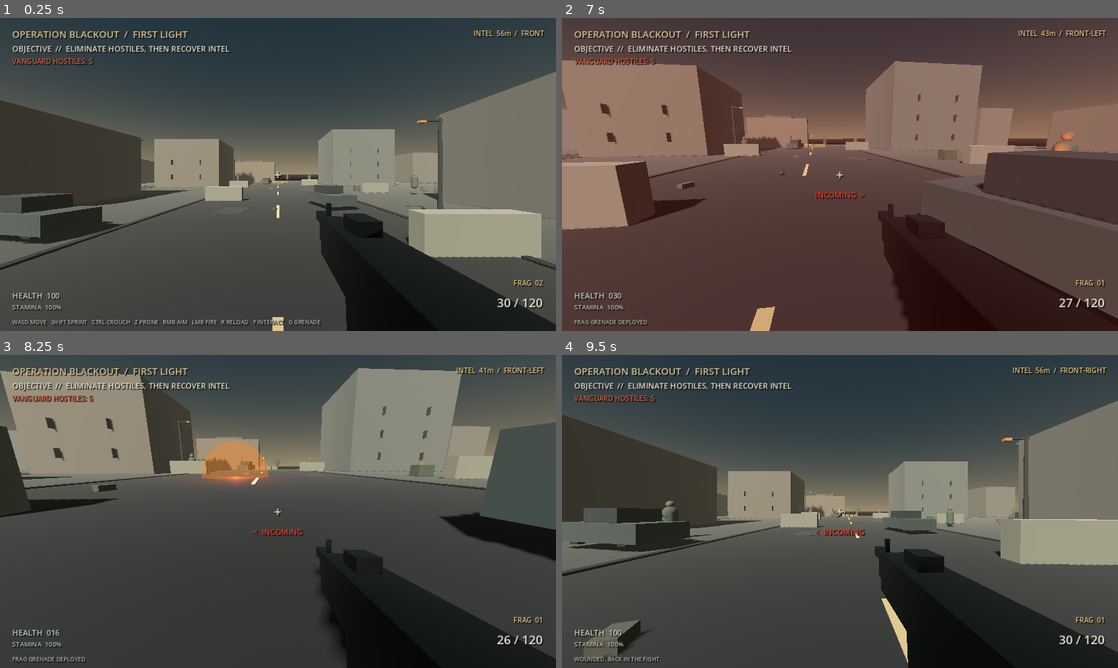
Above: before the commit, frames 1-4 (two rows, left to right).
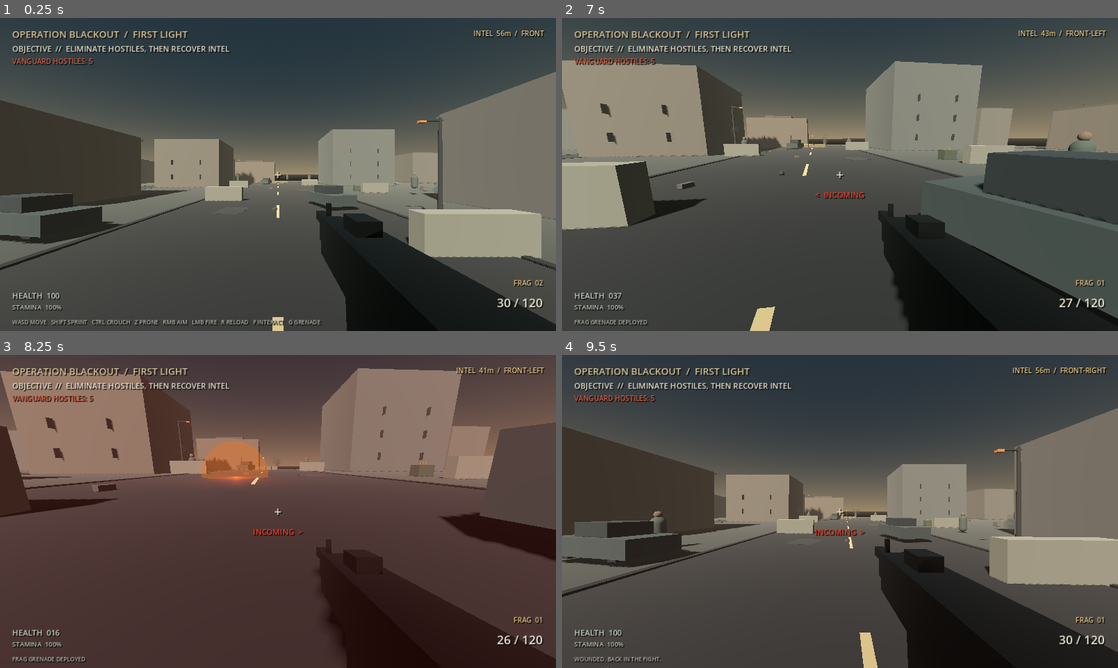
Above: after the commit, the same moments.

Repository: Liladizilla/operation-blackout
Game: Godot game, scene res://scenes/main.tscn
Two runs of this game, one before a commit and one after it. Both use one fixed random seed, a clock stepped at 60 frames per second and the inputs below.
Inputs (mouse positions are in pixels of both pictures, inside the frame that each line leads up to):
- Up to frame 1 (0.25 s): no input
- Up to frame 2 (7 s): tap Enter at 0.5 s; move the mouse to (867, 174) at 0.52 s; hold W (move_forward) 0.53-5.78 s; tap Ctrl (crouch) at 0.6, 2.3, 2.85, 4.55, 6.6 s; click (867, 174) at 0.67 s; tap Space (jump) at 0.77, 1.52, 3.02, 3.77, 4.52, 6.02, 6.77 s; tap Z (prone) at 0.8, 1.35, 3.05, 4.35, 5.3 s; move the mouse to (812, 174) at 1.27 s; tap Shift (sprint) at 1.55, 3.8, 6.05 s; move the mouse to (851, 168) at 2.02 s; hold Shift (sprint) 2.03-2.78 s; move the mouse to (834, 180) at 2.77 s; click (834, 180) at 2.92 s; move the mouse to (878, 177) at 3.52 s; hold F (interact) 3.53-4.28 s; move the mouse to (795, 171) at 4.27 s; move the mouse to (845, 174) at 5.02 s; hold Shift (sprint) 5.03-5.78 s; click (845, 174) at 5.17 s; move the mouse to (817, 168) at 5.77 s; hold D (move_right) 5.78-6.53 s; tap G (throw_grenade) at 5.85 s; move the mouse to (867, 174) at 6.52 s; hold W (move_forward) from 6.53 s (still down)
- Up to frame 3 (8.25 s): keep holding W (move_forward); move the mouse to (250, 511) at 7.27 s; tap Z (prone) at 7.35 s; click (250, 511) at 7.42 s; tap Space (jump) at 7.52 s; move the mouse to (289, 505) at 8.02 s; hold Shift (sprint) from 8.03 s (still down)
- Up to frame 4 (9.5 s): move the mouse to (834, 517) at 8.77 s; release W (move_forward) at 8.78 s; release Shift (sprint) at 8.78 s; hold A (move_left) from 8.78 s (still down); tap Ctrl (crouch) at 8.85 s; tap Space (jump) at 9.02 s

The runs differ from the first frame. In frame 1, less than 0.1% of the frame differs, in the area x 42-56%, y 50-52%; in frame 2, 7.3%; in frame 3, 0.7%; in frame 4, 12%, in the area x 0-100%, y 14-100%.

Commit message:
Improve tactical stamina and enemy coordination
Add delayed stamina recovery, coordinated hostile alerts, expanded district cover candidates, and dedicated gameplay regression coverage.

Diff:
--- a/scripts/enemy.gd
+++ b/scripts/enemy.gd
@@ -16,6 +16,8 @@
 var cover_goal := Vector3.ZERO
 var cover_timer := 0.0
 var suppression_timer := 0.0
+var alert_memory_timer := 0.0
+var alert_broadcast_timer := 0.0
 
 func _ready() -> void:
     var capsule := CapsuleShape3D.new()
@@ -128,8 +130,10 @@
         return
     think_timer -= delta
     fire_timer -= delta
-    cover_timer -= delta
+    cover_timer = maxf(0.0, cover_timer - delta)
     suppression_timer = maxf(0.0, suppression_timer - delta)
+    alert_memory_timer = maxf(0.0, alert_memory_timer - delta)
+    alert_broadcast_timer = maxf(0.0, alert_broadcast_timer - delta)
     if think_timer <= 0:
         think_timer = 0.25
         var distance := global_position.distance_to(player.global_position)
@@ -140,12 +144,18 @@
         if suppression_timer > 0.0:
             state = "REPOSITION"
             last_known_position = player.global_position
+            alert_memory_timer = 5.0
             if cover_timer <= 0.0:
                 cover_goal = _choose_cover(player.global_position)
                 cover_timer = 1.6
         elif sees_player:
+            if state != "COMBAT":
+                _broadcast_alert(player.global_position)
             state = "COMBAT"
             last_known_position = player.global_position
+            alert_memory_timer = 5.0
+        elif alert_memory_timer > 0.0:
+            state = "INVESTIGATE"
         elif distance < 42.0:
             state = "INVESTIGATE"
         else:
@@ -233,6 +243,39 @@
     query.collision_mask = 1
     return space.intersect_ray(query)
 
+func _broadcast_alert(threat_position: Vector3) -> void:
+    if alert_broadcast_timer > 0.0:
+        return
+    alert_broadcast_timer = 1.5
+    for ally in get_tree().get_nodes_in_group("enemies"):
+        if ally == self or not is_instance_valid(ally) or not ally.has_method("hear_alert"):
+            continue
+        if ally.global_position.distance_to(global_position) <= 36.0:
+            ally.hear_alert(threat_position)
+
+func hear_alert(threat_position: Vector3) -> void:
+    if health <= 0.0:
+        return
+    last_known_position = threat_position
+    alert_memory_timer = 5.0
+    if state != "COMBAT":
+        state = "INVESTIGATE"
+        cover_goal = _choose_cover(threat_position)
+        cover_timer = 1.2
+    think_timer = minf(think_timer, 0.1)
+
+func _get_district_cover_candidates() -> Array[Vector3]:
+    var candidates: Array[Vector3] = []
+    var offsets := [Vector3(-1.65, 0, 0), Vector3(1.65, 0, 0), Vector3(0, 0, -1.35), Vector3(0, 0, 1.35)]
+    for group_name in ["ammo_caches", "service_alley_crates"]:
+        for prop in get_tree().get_nodes_in_group(group_name):
+            if not is_instance_valid(prop):
+                continue
+            var prop_position: Vector3 = prop.global_position
+            for offset in offsets:
+                candidates.append(prop_position + offset)
+    return candidates
+
 func _choose_cover(threat_position: Vector3) -> Vector3:
     # Candidate positions sit near concrete barriers and wreckage in the arena.
     # Stand beside cover rather than targeting the solid center of each obstacle.
@@ -293,6 +336,8 @@
         suppression_timer = 1.1 if headshot else 0.75
         cover_timer = 0.0
         think_timer = 0.0
+        alert_memory_timer = 5.0
+        _broadcast_alert(player.global_position)
     if health > 0.0:
         body_material.albedo_color = Color(0.55,0.12,0.08)
         hit_flash_timer = 0.14
--- a/scripts/player.gd
+++ b/scripts/player.gd
@@ -7,6 +7,9 @@
 const JUMP_VELOCITY := 4.2
 var mouse_sensitivity := 0.0018
 const MAG_SIZE := 30
+const MAX_STAMINA := 8.0
+const STAMINA_REGEN_DELAY := 1.0
+const STAMINA_REGEN_RATE := 1.4
 
 var camera_pivot: Node3D
 var camera: Camera3D
@@ -22,7 +25,8 @@
 var is_reloading := false
 var is_crouched := false
 var is_prone := false
-var stamina := 8.0
+var stamina := MAX_STAMINA
+var stamina_regen_delay := 0.0
 var bob_time := 0.0
 var recoil := 0.0
 var ads := false
@@ -180,16 +184,15 @@
         _set_stance()
     var input_dir := Input.get_vector("move_left", "move_right", "move_forward", "move_back")
     var direction := (transform.basis * Vector3(input_dir.x,0,input_dir.y)).normalized()
+    var sprinting := not is_prone and not is_crouched and Input.is_action_pressed("sprint") and input_dir.length() > 0.0 and stamina > 0.1
+    _update_stamina(delta, sprinting)
     var speed := WALK_SPEED
     if is_prone:
         speed = PRONE_SPEED
     elif is_crouched:
         speed = CROUCH_SPEED
-    elif Input.is_action_pressed("sprint") and stamina > 0.1 and input_dir.length() > 0:
+    elif sprinting:
         speed = SPRINT_SPEED
-        stamina = maxf(0.0, stamina - delta)
-    else:
-        stamina = minf(8.0, stamina + delta * 1.4)
     if not is_on_floor():
         velocity.y -= 9.8 * delta
     elif Input.is_action_just_pressed("jump") and not is_prone:
@@ -221,6 +224,20 @@
     camera.rotation.z = lerpf(camera.rotation.z, -input_dir.x * 0.006 + sin(bob_time * 0.4) * 0.0015, delta * 4.0)
     if Input.is_mouse_button_pressed(MOUSE_BUTTON_LEFT) and fire_cooldown <= 0 and not is_reloading:
         _fire()
+
+func _update_stamina(delta: float, sprinting: bool) -> void:
+    if sprinting:
+        stamina = maxf(0.0, stamina - delta)
+        stamina_regen_delay = STAMINA_REGEN_DELAY
+        return
+    if stamina_regen_delay > 0.0:
+        var delay_elapsed := minf(stamina_regen_delay, delta)
+        stamina_regen_delay = maxf(0.0, stamina_regen_delay - delta)
+        var recovery_delta := delta - delay_elapsed
+        if recovery_delta > 0.0:
+            stamina = minf(MAX_STAMINA, stamina + recovery_delta * STAMINA_REGEN_RATE)
+        return
+    stamina = minf(MAX_STAMINA, stamina + delta * STAMINA_REGEN_RATE)
 
 func _set_stance() -> void:
     var col := get_node_or_null("CollisionShape3D") as CollisionShape3D
--- /dev/null
+++ b/tests/test_tactical_combat.gd
@@ -0,0 +1,74 @@
+extends SceneTree
+
+var failed := false
+var passed := 0
+
+func _initialize() -> void:
+    call_deferred("_run_tests")
+
+func _check(condition: bool, message: String) -> void:
+    if condition:
+        passed += 1
+        print("PASS: ", message)
+    else:
+        failed = true
+        push_error("FAIL: " + message)
+
+func _run_tests() -> void:
+    var packed := load("res://scenes/main.tscn") as PackedScene
+    _check(packed != null, "main scene resource loads for tactical combat tests")
+    if packed == null:
+        quit(1)
+        return
+
+    var scene := packed.instantiate()
+    root.add_child(scene)
+    current_scene = scene
+    await process_frame
+    await physics_frame
+
+    var player: Node = scene.get_node("Player")
+    player.stamina = 4.0
+    player.stamina_regen_delay = 0.0
+    player._update_stamina(0.5, true)
+    _check(is_equal_approx(player.stamina, 3.5), "sprinting drains stamina")
+    _check(is_equal_approx(player.stamina_regen_delay, 1.0), "sprinting starts the stamina recovery delay")
+
+    player._update_stamina(0.75, false)
+    _check(is_equal_approx(player.stamina, 3.5), "stamina stays depleted during the recovery delay")
+    _check(is_equal_approx(player.stamina_regen_delay, 0.25), "recovery delay counts down accurately")
+
+    player._update_stamina(0.5, false)
+    _check(is_equal_approx(player.stamina, 3.85), "stamina recovers only for the portion after the delay")
+    player._update_stamina(20.0, false)
+    _check(is_equal_approx(player.stamina, 8.0), "stamina recovery respects its maximum")
+
+    var enemy: Node = scene.enemies[0]
+    var cover_candidates: Array[Vector3] = enemy._get_district_cover_candidates()
+    _check(cover_candidates.size() == 32, "ammo caches and service crates expose 32 tactical cover positions")
+
+    var alert_source: Node = scene.enemies[0]
+    var alert_receiver: Node = scene.enemies[1]
+    var saved_receiver_position: Vector3 = alert_receiver.global_position
+    alert_receiver.set_physics_process(false)
+    alert_receiver.global_position = alert_source.global_position + Vector3(3.0, 0.0, 0.0)
+    alert_receiver.state = "SEARCH"
+    alert_receiver.alert_memory_timer = 0.0
+
+    var first_alert := Vector3(2.0, 0.0, 4.0)
+    alert_receiver.hear_alert(first_alert)
+    _check(alert_receiver.state == "INVESTIGATE", "alerted hostiles enter investigation state")
+    _check(alert_receiver.last_known_position.is_equal_approx(first_alert), "alerted hostiles remember the threat location")
+    _check(alert_receiver.alert_memory_timer > 0.0, "enemy threat memory persists briefly")
+
+    alert_source.alert_broadcast_timer = 0.0
+    var second_alert := Vector3(4.0, 0.0, 6.0)
+    alert_source._broadcast_alert(second_alert)
+    _check(alert_receiver.last_known_position.is_equal_approx(second_alert), "broadcast alerts update nearby teammates")
+    _check(alert_source.alert_broadcast_timer > 0.0, "alert broadcasts are rate limited")
+
+    alert_receiver.global_position = saved_receiver_position
+    alert_receiver.set_physics_process(true)
+
+    print("TACTICAL RESULT: ", passed, " checks passed; failed=", failed)
+    quit(1 if failed else 0)
Not shown, changed: .github/workflows/godot-smoke-test.yml
